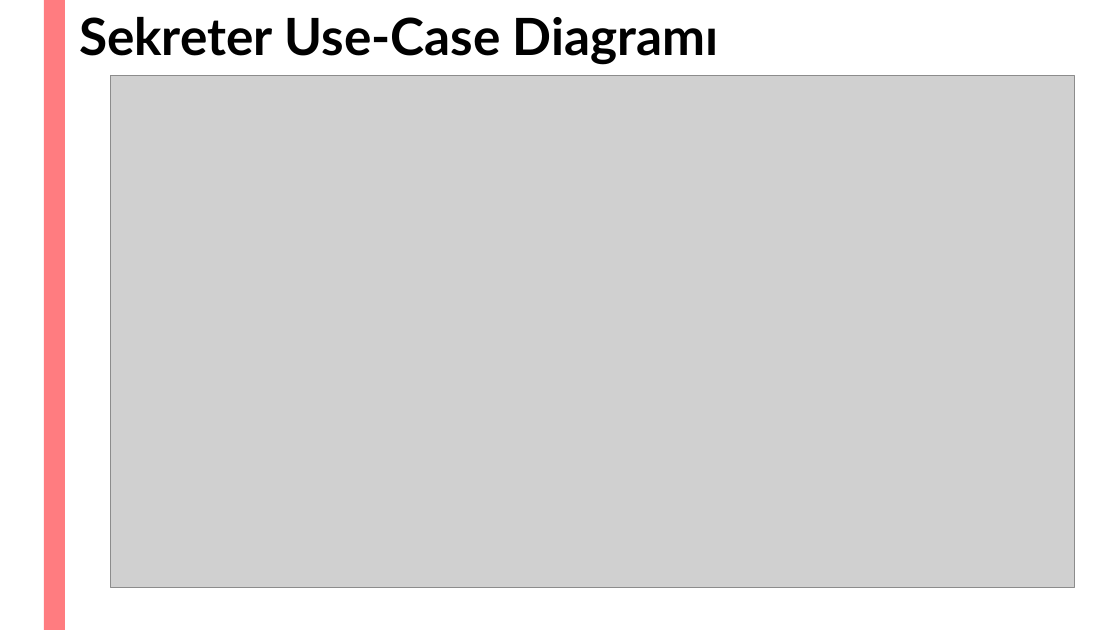
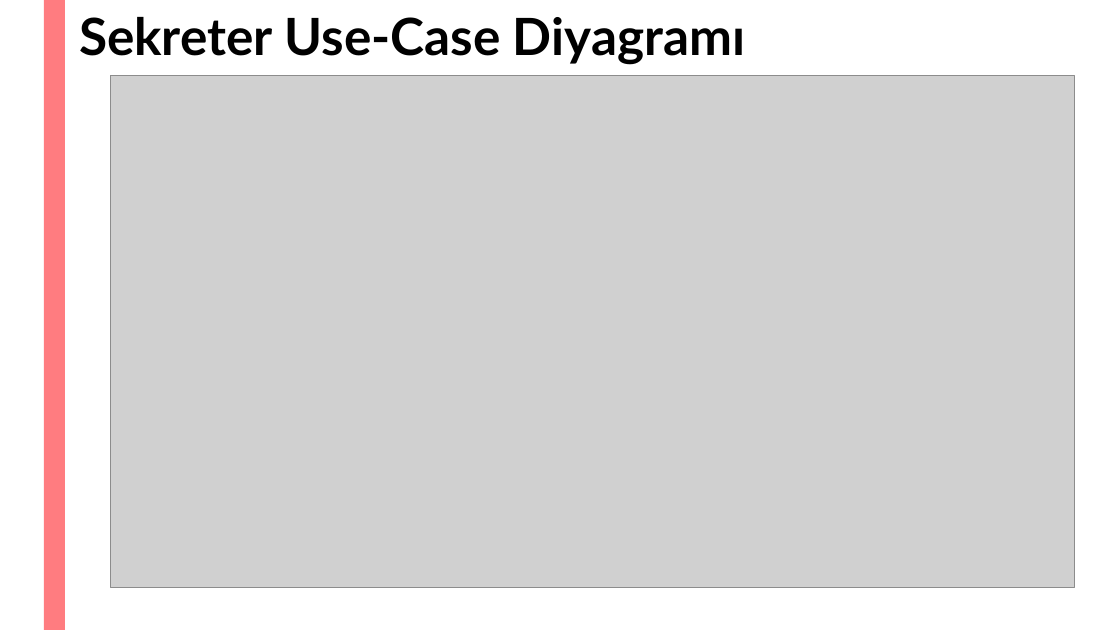
Before and after one commit to turanemircan/HospitalManagementSystem, a slide deck: slide 14 of HospitalManagementSystemSunum.pptx. Drawn at 1120x630 pixels with LibreOffice and Linux fonts; fonts in the diff are those of the drawing; grey boxes stand for pictures. Boxes give left, top, right and bottom in pixels: in the first picture for what was removed or moved away, otherwise in the second. Text is boxed around its words. In the diff, an @@ line names an element or a change of style, - is before the commit and + after.

```diff
--- a/HospitalManagementSystemSunum.pptx
+++ b/HospitalManagementSystemSunum.pptx
@@ title at (79,17,745,65): text changed @@
-Sekreter Use-Case Diagramı
+Sekreter Use-Case Diyagramı
```
Also in this commit, not shown: 5 other slides changed, 1 slide added.
